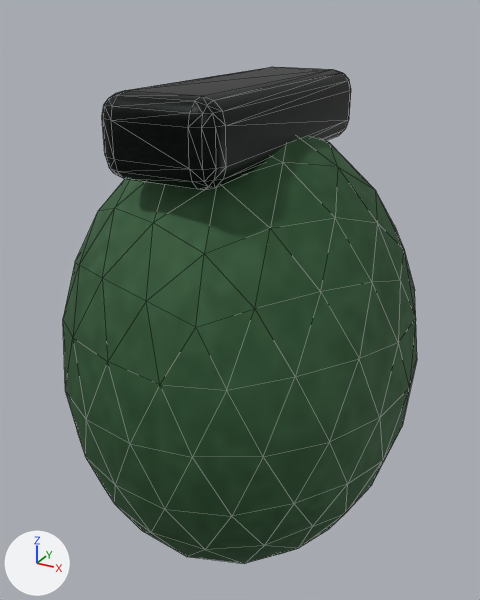
What one commit did to the glTF model public/models/weapon_poisonBomb.glb.
Rendered twice from a 50 mm lens placed at (0.152, -0.36, 0.167), pointed at (-0.003, -0.079, 0.026). The axes (+X, +Y, +Z) are drawn at lower left. The lights are the same throughout. The older version comes first. Mesh edges are drawn as thin lines. Where no turn or scale is listed for an object, it has been applied to the vertices. Vertices at exactly the same position are counted once.

The older version as bpy lines, for what is in view:
```python
mat_gunmetal = principled_material('Gunmetal')
mat_gunmetal.texture = img_gunmetal_surface
mat_gunmetal.metallic = 0.78
mat_gunmetal.roughness = 0.42
me_cube_502 = bpy.data.meshes.new('Cube.502')
me_cube_502.from_pydata(...)  # 96 vertices, 188 faces; spans x -0.027..0.027, y -0.075..0.075, z -0.018..0.018
me_cube_502.materials.append(mat_gunmetal)  # picture img_gunmetal_surface
me_icosphere_091 = bpy.data.meshes.new('Icosphere.091')
me_icosphere_091.from_pydata(...)  # an icosphere of 320 faces spanning x -0.09..0.09, y -0.1..0.1, z -0.12..0.12
me_icosphere_091.materials.append(mat_palm_green)  # picture img_palm_green_surface
ob_grenade_body_001 = bpy.data.objects.new('Grenade body.001', me_icosphere_091)
ob_grenade_body_001.location = (0.0, -0.08, 0.0)
ob_safety_lever_001 = bpy.data.objects.new('Safety lever.001', me_cube_502)
ob_safety_lever_001.location = (0.0, -0.08, 0.12)
```
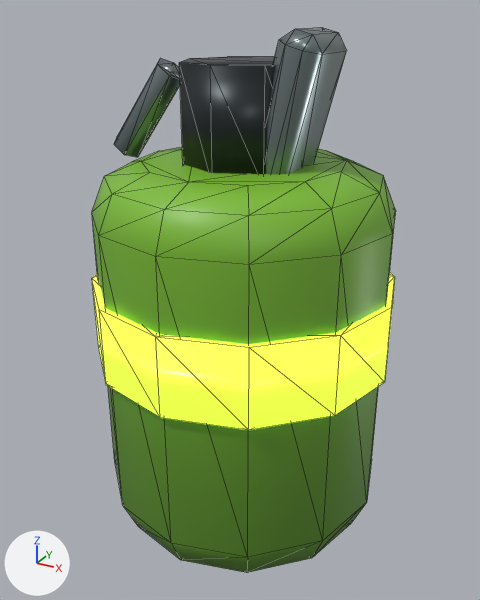
Where the change shows, as pixel boxes (x1, y1, x2, y2) in the pictures (480 x 600 px):
'Grenade body.001', deleted (green)
    before: (63, 136, 417, 564)
'Gas canister', added (green)
    after: (92, 147, 396, 573)
'Safety lever.001', surface changed, reshaped, moved, turned, recoloured
    before: (102, 67, 351, 190)
    after: (266, 27, 347, 175)
'Toxic band', added
    after: (92, 273, 395, 430)
'Fuse head.001', added
    after: (179, 57, 275, 174)
'Pull ring.001', added
    after: (114, 58, 180, 157)
part 1 of me_cube_502, deleted
    before: (102, 67, 351, 190)
part 2 of me_cube_502, added
    after: (266, 27, 347, 175)

Edits to the bpy script that builds the scene:
```text
Add img_painted_light_0_70_1:
    img_painted_light_0_70_1 = load_image('Painted light 0.70-1', '_unpacked/Painted_light_0.70-1', 2, 32, 'sRGB')
Change mat_gunmetal:
    remove # nodes: BsdfPrincipled, OutputMaterial, TexImage
    remove # uses the picture img_gunmetal_surface
    nodes: BsdfPrincipled, Mix, OutputMaterial, TexImage
    colours: dark grey #2b3238
    uses the picture img_painted_light_0_70_1
Add mat_bright_steel:
    mat_bright_steel = bpy.data.materials.new('Bright steel')
    # colours: grey #8c9aa3
    # uses the picture img_painted_light_0_70_1
Add mat_toxic_glow:
    mat_toxic_glow = principled_material('Toxic glow')
    mat_toxic_glow.base_color = (0.565, 1.0, 0.0467)  # green #c6ff3d
    mat_toxic_glow.roughness = 0.3
    mat_toxic_glow.emission_color = (0.565, 1.0, 0.0467)  # green #c6ff3d
    mat_toxic_glow.emission_strength = 1.4
Add mat_toxic_canister:
    mat_toxic_canister = bpy.data.materials.new('Toxic canister')
    # colours: green #86c83a
    # uses the picture img_painted_light_0_70_1
Change me_cube_502:
    used by ob_safety_lever_001; location = (0.0, -0.08, 0.12)
    remove me_cube_502.from_pydata(...)  # 96 vertices, 188 faces; spans x -0.027..0.027, y -0.075..0.075, z -0.018..0.018
    remove me_cube_502.materials.append(mat_gunmetal)  # picture img_gunmetal_surface
    add me_cube_502.from_pydata(...)  # 24 vertices, 44 faces; spans x -0.01..0.01, y -0.02..0.02, z -0.06..0.06
    me_cube_502 part 1: the whole mesh is rebuilt
    me_cube_502 part 2
    16 vertices are added at x -0.01..0.01, y -0.02..0.02, z -0.06..0.06
    8 new vertices lie (0.008, 0.0, 0.0) away from vertices in x -0.004, y -0.02..0.02, z -0.06..0.06
    44 new faces join them
    add me_cube_502.materials.append(mat_bright_steel)
Add me_cylinder_250:
    me_cylinder_250.from_pydata(...)  # 12 vertices, 20 faces; spans x -0.0214..0.0214, y -0.0069..0.0069, z -0.0248..0.0248
    me_cylinder_250.materials.append(mat_bright_steel)
Add me_cylinder_249:
    me_cylinder_249.from_pydata(...)  # an 8-sided cylinder along z spanning x -0.03..0.03, y -0.03..0.03, z -0.025..0.025
    me_cylinder_249.materials.append(mat_gunmetal)
Add me_cylinder_248:
    me_cylinder_248.from_pydata(...)  # a 12-sided cylinder along z spanning x -0.078..0.078, y -0.078..0.078, z -0.02..0.02
    me_cylinder_248.materials.append(mat_toxic_glow)  # green #c6ff3d, glowing green #c6ff3d
Add me_cylinder_247:
    me_cylinder_247.from_pydata(...)  # 72 vertices, 140 faces; spans x -0.075..0.075, y -0.075..0.075, z -0.1..0.1
    me_cylinder_247.materials.append(mat_toxic_canister)
Remove ob_grenade_body_001:
    ob_grenade_body_001 = bpy.data.objects.new('Grenade body.001', me_icosphere_091)
    ob_grenade_body_001.location = (0.0, -0.08, 0.0)
Change ob_safety_lever_001:
    ob_safety_lever_001.location: (0.0, -0.08, 0.12) -> (0.02, -0.08, 0.1)
    ob_safety_lever_001.rotation_euler: (0.0, 0.0, 0.0) -> (0.0, 0.25, 0.0)  # degrees (0, 0, 0) -> degrees (0, 14, 0)
Add ob_pull_ring_001:
    ob_pull_ring_001 = bpy.data.objects.new('Pull ring.001', me_cylinder_250)
    ob_pull_ring_001.location = (-0.055, -0.08, 0.12)
Add ob_fuse_head_001:
    ob_fuse_head_001 = bpy.data.objects.new('Fuse head.001', me_cylinder_249)
    ob_fuse_head_001.location = (0.0, -0.08, 0.12)
Add ob_toxic_band:
    ob_toxic_band = bpy.data.objects.new('Toxic band', me_cylinder_248)
    ob_toxic_band.location = (0.0, -0.08, 0.02)
Add ob_gas_canister:
    ob_gas_canister = bpy.data.objects.new('Gas canister', me_cylinder_247)
    ob_gas_canister.location = (0.0, -0.08, 0.0)
```
